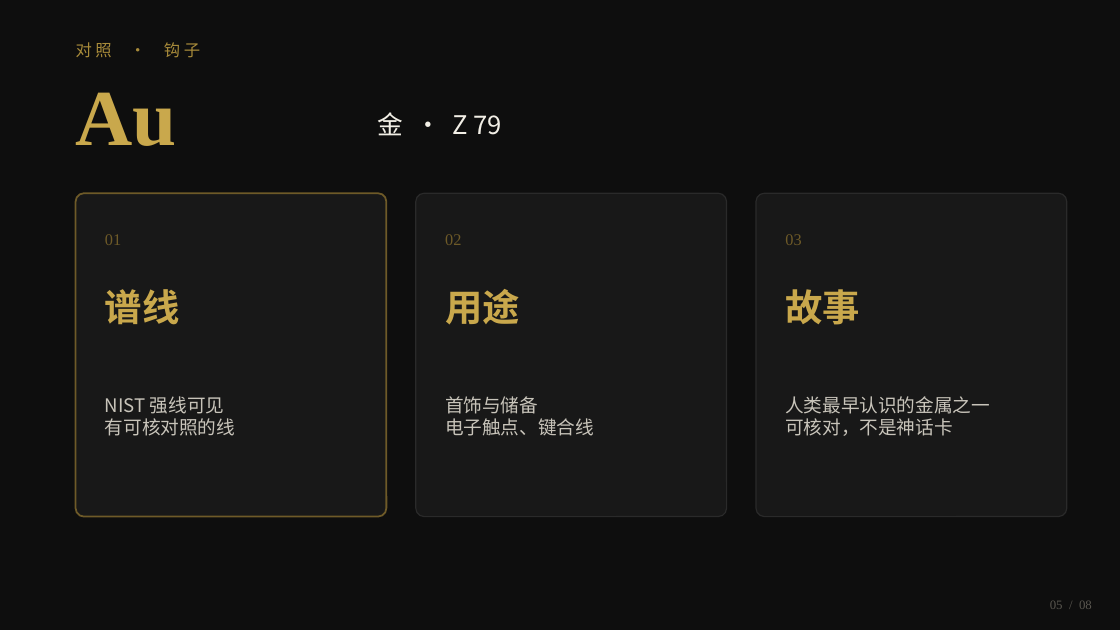
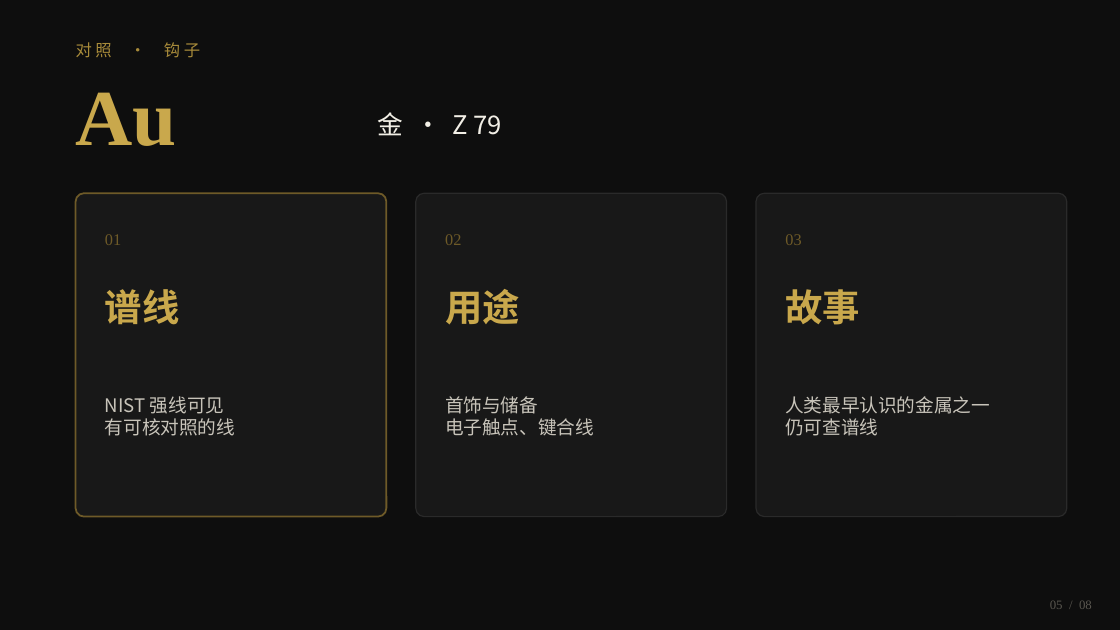
Before and after one commit to LE-CXR/stardust-chronicles, a slide deck: slide 5 of docs/jury/stardust-jury.pptx. Drawn at 1120x630 pixels with LibreOffice and Linux fonts; fonts in the diff are those of the drawing. Boxes give left, top, right and bottom in pixels: in the first picture for what was removed or moved away, otherwise in the second. Text is boxed around its words. In the diff, an @@ line names an element or a change of style, - is before the commit and + after.

```diff
--- a/docs/jury/stardust-jury.pptx
+++ b/docs/jury/stardust-jury.pptx
@@ text at [785, 418, 878, 436]: text changed @@
-可核对，不是神话卡
+仍可查谱线
```
Also in this commit, not shown: 5 other slides changed.
